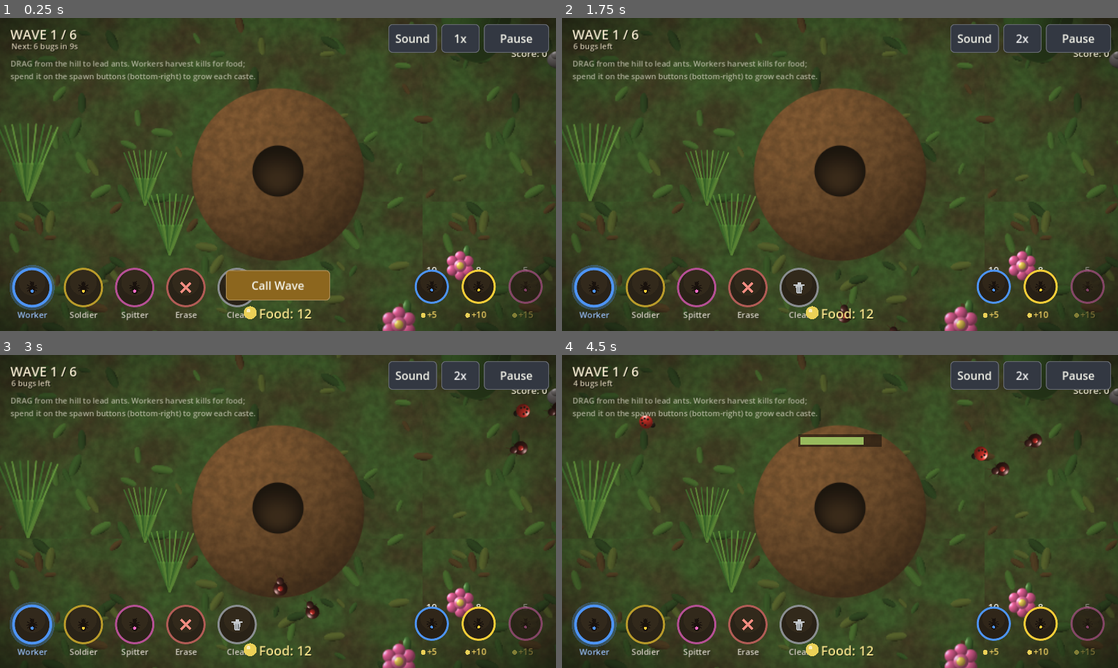
Above: before the commit, frames 1-4 (two rows, left to right).
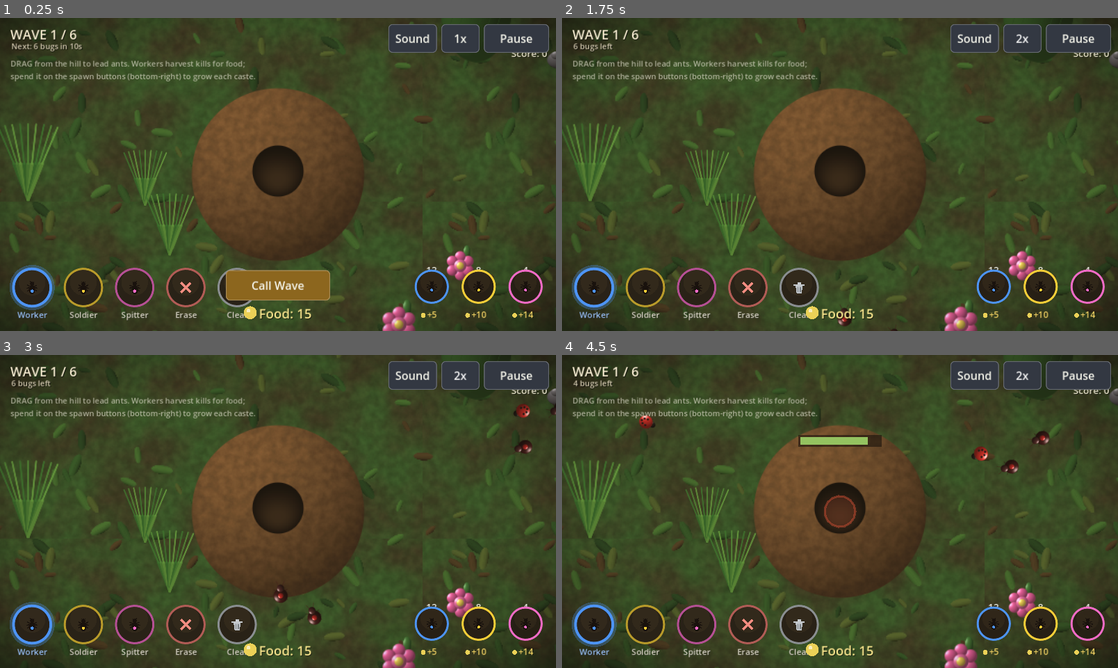
Above: after the commit, the same moments.

Repository: getarsenal/colony-commander
Game: Godot game, scene res://scenes/Main.tscn
Two runs of this game, one before a commit and one after it. Both use one fixed random seed, a clock stepped at 60 frames per second and the inputs below.
Inputs:
- Up to frame 1 (0.25 s): no input
- Up to frame 2 (1.75 s): click "Call Wave" at 0.5 s; click "1x" at 1.25 s
- Up to frame 3 (3 s): click "2x" at 2 s; click "1x" at 2.75 s
- Up to frame 4 (4.5 s): click "2x" at 3.5 s; click "1x" at 4.25 s

The runs differ from the first frame. In frame 1, 0.2% of the frame differs, in the area x 12-98%, y 8-97%; in frame 2, 0.3%; in frame 3, 0.6%; in frame 4, 1.0%, in the area x 42-98%, y 24-97%.

Commit message:
Balance & pacing pass (measured via headless auto-play)
Enemies now "push through" chaff: a bug only stops to brawl while it's actually
taking damage, otherwise it keeps advancing (biting what it passes). This fixes
a softlock where non-damaging Workers could pin a bug forever, and makes thin
lines leak — so coverage and economy matter.

Tuned from a headless auto-play sim (8 lanes, conservative no-harvest economy
held to ~99/120 hill HP through all 6 waves — fair but tense; real play with
harvesting is more forgiving):
- Economy: start food 12->15, start pop 12W/8S/4Sp, spitter cost 14, hill HP 120.
- Waves: counts [6,9,13,18,24,30], MAX_ALIVE 24, spacing 0.55; a boss from wave 4
  and TWO on the final wave; boss HP 300.
- Enemy stats: clearer roles, slightly softer bites so ant streams trade fairly.
- Ants: soldiers tankier (34 HP), snappier melee (0.42s), spitter range 160 /
  rate 0.6 / projectile 8, harvest reach 34.

Parses clean; headless smoke clean; web build exported.

https://claude.ai/code/session_011hkUGhTeefueTvzyEjhAPX

Diff:
--- a/sim/ant.gd
+++ b/sim/ant.gd
@@ -29,16 +29,16 @@
 # --- Step 2: combat + harvest (handoff §5) ------------------------------------
 const HP_BY := {              # caste durability — soldiers tank, spitters are frail
 	AntTypes.Type.WORKER:  8.0,
-	AntTypes.Type.SOLDIER: 30.0,
+	AntTypes.Type.SOLDIER: 34.0,
 	AntTypes.Type.SPITTER: 14.0,
 	AntTypes.Type.BOMBER:  12.0,
 }
 const MELEE_RANGE := 16.0     # soldier bite reach
 const MELEE_DAMAGE := 8.0
-const MELEE_INTERVAL := 0.45
-const SPIT_RANGE := 150.0     # spitter engagement range
-const SPIT_INTERVAL := 0.7
-const HARVEST_RANGE := 28.0   # how near a trail tip a carcass must be to grab it
+const MELEE_INTERVAL := 0.42
+const SPIT_RANGE := 160.0     # spitter engagement range
+const SPIT_INTERVAL := 0.6
+const HARVEST_RANGE := 34.0   # how near a trail tip a carcass must be to grab it
 
 var state: int = State.IDLE
 var ant_type: int = AntTypes.Type.WORKER
--- a/sim/colony.gd
+++ b/sim/colony.gd
@@ -13,10 +13,10 @@
 # you OWN a population of each caste (its max concurrent ants on the field), and
 # you grow that population by spending harvested food. Ants cycle out on trails
 # and return home, so a trail of caste X streams up to pop[X] ants of that caste.
-const START_POP := {AntTypes.Type.WORKER: 10, AntTypes.Type.SOLDIER: 8, AntTypes.Type.SPITTER: 5}
-const SPAWN_COST := {AntTypes.Type.WORKER: 5, AntTypes.Type.SOLDIER: 10, AntTypes.Type.SPITTER: 15}
+const START_POP := {AntTypes.Type.WORKER: 12, AntTypes.Type.SOLDIER: 8, AntTypes.Type.SPITTER: 4}
+const SPAWN_COST := {AntTypes.Type.WORKER: 5, AntTypes.Type.SOLDIER: 10, AntTypes.Type.SPITTER: 14}
 const SPAWN_BATCH := 3            # ants added to a caste's population per purchase
-const START_FOOD := 12
+const START_FOOD := 15
 
 var hill_pos := Vector2.ZERO
 var ant_layer: Node2D            # parent for all ant nodes (set by Main)
@@ -33,7 +33,7 @@
 var food := 0
 
 # --- defense + threat hookups -------------------------------------------------
-const HILL_HP_MAX := 100.0
+const HILL_HP_MAX := 120.0
 
 var director = null               # WaveDirector: enemy / carcass / projectile queries
 var fx = null                     # FxLayer: juice (puffs, popups, screen shake)
--- a/sim/enemy.gd
+++ b/sim/enemy.gd
@@ -10,15 +10,16 @@
 
 # per-kind: hp, walk speed, bite (vs ants), hill bite, body radius, food reward
 const STATS := {
-	Kind.BEETLE:  {"hp": 30.0, "spd": 34.0, "bite": 6.0,  "hill": 10.0, "body": 7.0,  "food": 5},
-	Kind.LADYBUG: {"hp": 22.0, "spd": 42.0, "bite": 5.0,  "hill": 8.0,  "body": 7.0,  "food": 4},
-	Kind.PILLBUG: {"hp": 64.0, "spd": 22.0, "bite": 9.0,  "hill": 14.0, "body": 9.0,  "food": 8},
-	Kind.FLY:     {"hp": 14.0, "spd": 66.0, "bite": 4.0,  "hill": 6.0,  "body": 5.5, "food": 3},
-	Kind.BOSS:    {"hp": 260.0,"spd": 18.0, "bite": 22.0, "hill": 26.0, "body": 16.0, "food": 40},
+	Kind.BEETLE:  {"hp": 30.0, "spd": 32.0, "bite": 5.0,  "hill": 9.0,  "body": 7.0,  "food": 5},
+	Kind.LADYBUG: {"hp": 20.0, "spd": 42.0, "bite": 4.0,  "hill": 7.0,  "body": 7.0,  "food": 4},
+	Kind.PILLBUG: {"hp": 60.0, "spd": 22.0, "bite": 8.0,  "hill": 12.0, "body": 9.0,  "food": 8},
+	Kind.FLY:     {"hp": 12.0, "spd": 60.0, "bite": 3.0,  "hill": 5.0,  "body": 5.5, "food": 3},
+	Kind.BOSS:    {"hp": 300.0,"spd": 18.0, "bite": 18.0, "hill": 22.0, "body": 16.0, "food": 40},
 }
 
 const TOUCH_RANGE := 15.0
 const ATTACK_INTERVAL := 0.7
+const PUSH_THROUGH := 1.8   # if not hurt for this long, shove past chaff toward the hill
 
 const TEX := {
 	Kind.BEETLE:  preload("res://assets/sprites/bug_beetle.png"),
@@ -48,6 +49,7 @@
 var _attack_timer := 0.0
 var _hit_flash := 0.0
 var _wiggle := 0.0
+var _dmg_timer := 99.0   # seconds since last damaged (high = advance freely)
 
 func _ready() -> void:
 	visible = false
@@ -74,6 +76,7 @@
 	_target_ant = null
 	_attack_timer = 0.0
 	_hit_flash = 0.0
+	_dmg_timer = 99.0
 	_wiggle = randf() * TAU
 	scale = Vector2.ONE
 	visible = true
@@ -89,15 +92,21 @@
 	if _hit_flash > 0.0:
 		_hit_flash = max(0.0, _hit_flash - delta)
 
+	_dmg_timer += delta
+
 	if not is_instance_valid(_target_ant) or not _target_ant.is_combatant_for_enemy():
 		_target_ant = colony.nearest_ant(position, TOUCH_RANGE + body) if colony != null else null
 
-	if is_instance_valid(_target_ant):
-		state = State.FIGHTING
+	var threat := is_instance_valid(_target_ant)
+	if threat:
 		_attack_timer -= delta
 		if _attack_timer <= 0.0:
 			_attack_timer = ATTACK_INTERVAL
 			_target_ant.take_damage(bite)
+	# Stop to brawl only while actually being hurt; otherwise shove past chaff
+	# (so non-damaging workers can't pin a bug forever, and thin lines leak).
+	if threat and _dmg_timer < PUSH_THROUGH:
+		state = State.FIGHTING
 	else:
 		state = State.ADVANCING
 		_advance(delta)
@@ -120,6 +129,7 @@
 		return
 	hp -= amount
 	_hit_flash = 0.12
+	_dmg_timer = 0.0   # being hurt -> stop and fight back
 	if hp <= 0.0:
 		_die()
 
--- a/sim/projectile.gd
+++ b/sim/projectile.gd
@@ -8,7 +8,7 @@
 
 const SPEED := 320.0
 const HIT_RADIUS := 10.0
-const DAMAGE := 7.0
+const DAMAGE := 8.0
 const MAX_LIFE := 1.2
 
 var _alive := false
--- a/sim/wave_director.gd
+++ b/sim/wave_director.gd
@@ -13,12 +13,12 @@
 const ENEMY_POOL := 64
 const CARCASS_POOL := 96
 const PROJECTILE_POOL := 96
-const MAX_ALIVE := 26                  # concurrent enemy cap (perf + readability)
-
-# A gentle escalating level — counts only for this slice; types/biomes come later.
-const WAVE_COUNTS := [6, 9, 13, 17, 22, 28]
-const FIRST_PREP := 9.0                # breathing room before wave 1
-const PREP_TIME := 14.0                # seconds of prep between waves
+const MAX_ALIVE := 24                  # concurrent enemy cap (perf + readability at this zoom)
+
+# An escalating level — counts only for this slice; types/biomes come later.
+const WAVE_COUNTS := [6, 9, 13, 18, 24, 30]
+const FIRST_PREP := 10.0               # breathing room before wave 1
+const PREP_TIME := 13.0                # seconds of prep between waves
 const SPAWN_SPACING := 0.55            # seconds between bugs within a wave
 
 var colony = null
@@ -35,7 +35,7 @@
 
 var _to_spawn := 0
 var _spawn_timer := 0.0
-var _boss_pending := false
+var _bosses_pending := 0
 var _announced := false   # one-shot win/lose sting guard
 
 var _enemy_pool: Array = []
@@ -104,7 +104,8 @@
 func _start_wave() -> void:
 	_to_spawn = WAVE_COUNTS[wave_index]
 	_spawn_timer = 0.0
-	_boss_pending = wave_index >= 3   # a boss arrives from wave 4 on
+	# a boss from wave 4 on; the final wave brings two
+	_bosses_pending = (1 if wave_index >= 3 else 0) + (1 if wave_index == WAVE_COUNTS.size() - 1 else 0)
 	state = State.SPAWNING
 
 func _spawn_one() -> void:
@@ -113,8 +114,8 @@
 
 ## Wave-scaled bug composition (boss saved for the tail of qualifying waves).
 func _pick_kind() -> int:
-	if _boss_pending and _to_spawn <= 1:
-		_boss_pending = false
+	if _bosses_pending > 0 and _to_spawn <= _bosses_pending:
+		_bosses_pending -= 1
 		return Enemy.Kind.BOSS
 	var w := wave_index
 	var roll := randf()
